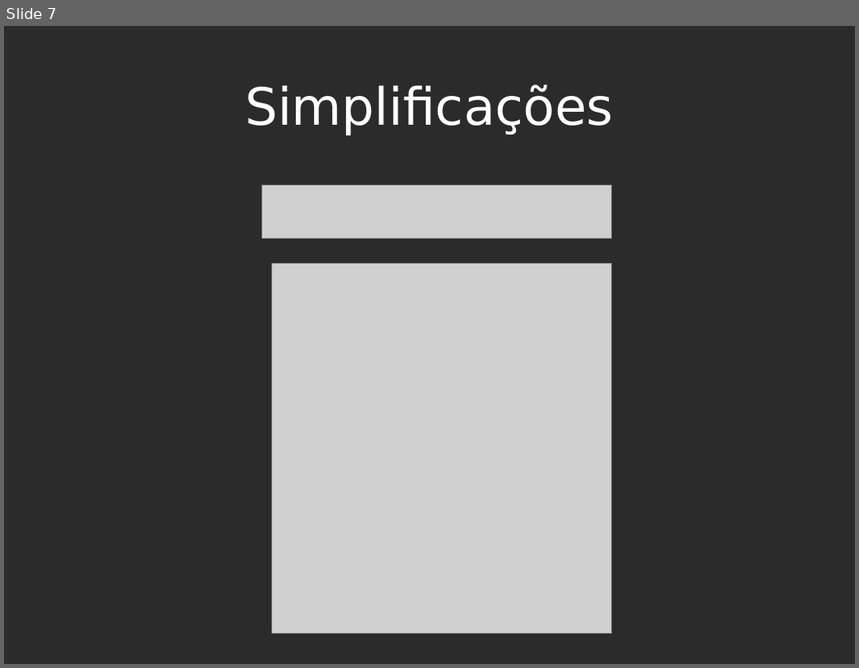
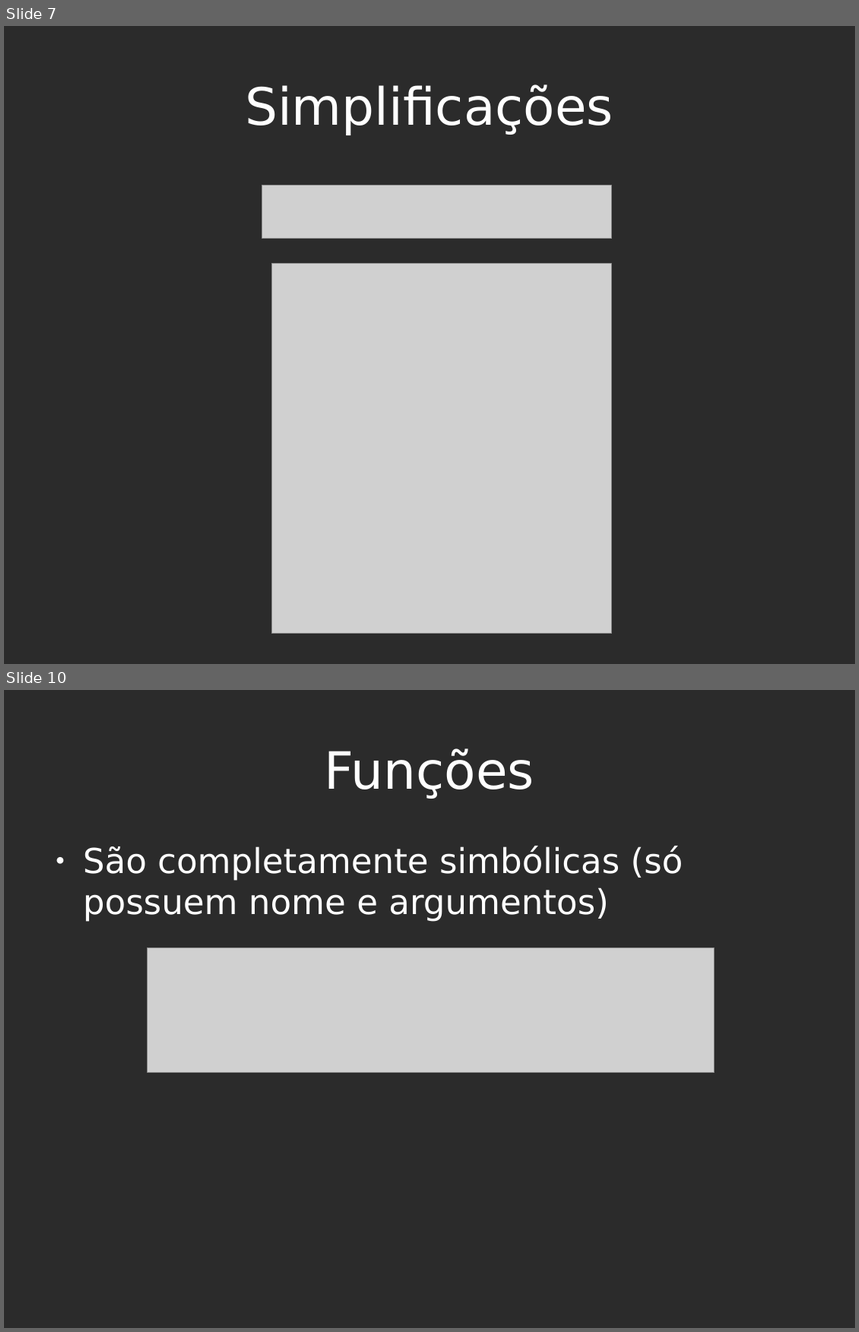
Before and after one commit to ArthurCarmo/mini-cas, a slide deck: doc/pmini-cas06.odp. Shown one above the other, each under a label of ours: slide 7 before the commit, slides 7 and 10 after it; the slides between them are not shown. The pictures are 859x668 and 859x1332 pixels, drawn with LibreOffice and Linux fonts; fonts in the diff are those of the drawing; grey boxes stand for pictures; background and template pictures are left out; a plain dark background stands for a picture behind light text. Boxes give left, top, right and bottom in pixels: in the first picture for what was removed or moved away, otherwise in the second. Text is boxed around its words. In the diff, an @@ line names an element or a change of style, - is before the commit and + after.

```diff
--- a/doc/pmini-cas06.odp
+++ b/doc/pmini-cas06.odp
@@ slide 10 added at <box>4,690,855,1328</box>, background picture (left out) @@
@@ title added at <box>325,749,534,799</box>, 48 pt, text #FFFFFF @@
+Funções
@@ text added at <box>83,846,683,922</box>, 32 pt, text #FFFFFF @@
+● São completamente simbólicas (só possuem nome e argumentos)
@@ picture added at <box>148,948,715,1072</box> @@
```
Also in this commit, not shown: 1 slide changed, 5 other slides added, 4 other files.
